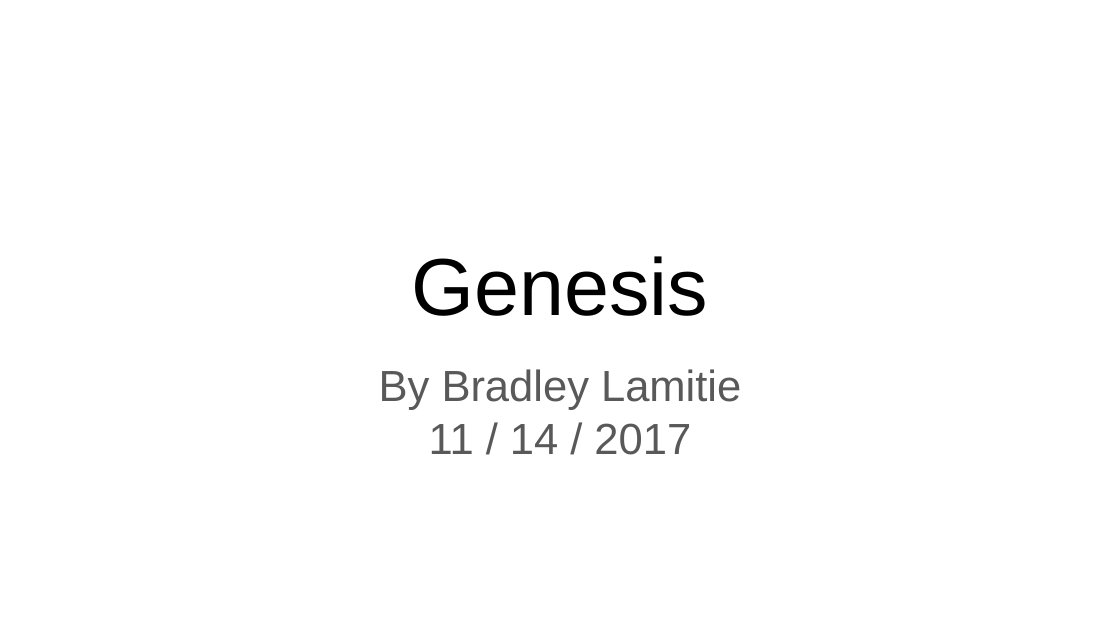
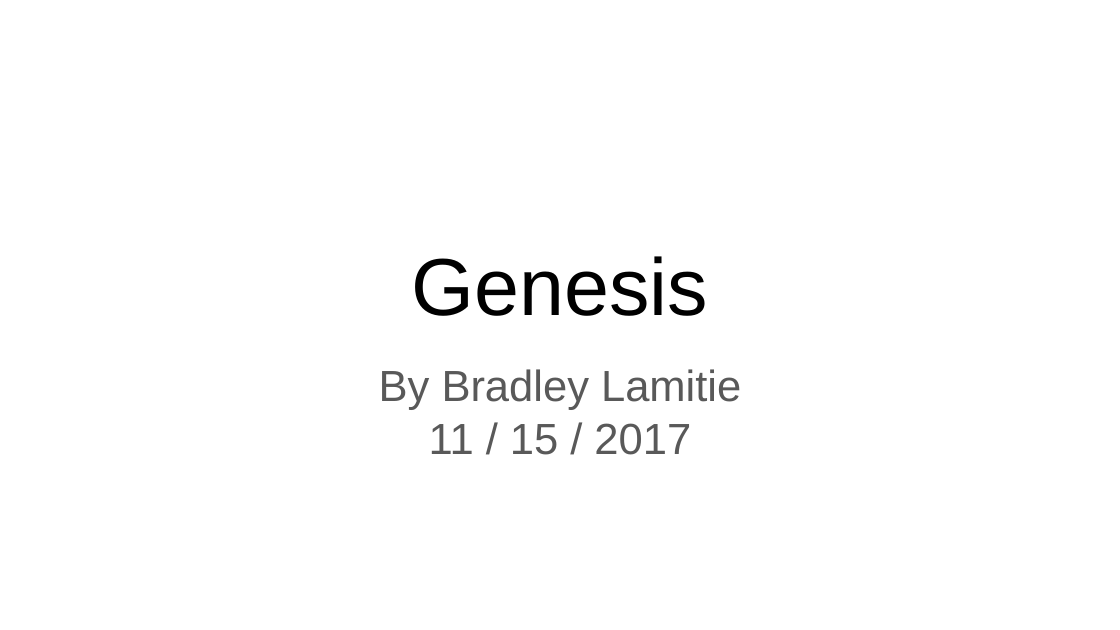
Before and after one commit to BradleyLamitie/Genesis, a slide deck: slide 1 of Genesis Demo Presentation.pptx. Drawn at 1120x630 pixels with LibreOffice and Linux fonts; fonts in the diff are those of the drawing. Boxes give left, top, right and bottom in pixels: in the first picture for what was removed or moved away, otherwise in the second. Text is boxed around its words. In the diff, an @@ line names an element or a change of style, - is before the commit and + after.

Commit message:
Updated Genesis
Updated Genesis.py:
- Added a temporary way to win
- Added a help button to display controls
- Fixed Glitches:
- Dialog runs through too quickly
Updated presentation files for Demo assignment

```diff
--- a/Genesis Demo Presentation.pptx
+++ b/Genesis Demo Presentation.pptx
@@ subtitle at [429, 423, 691, 455]: text changed @@
-11 / 14 / 2017
+11 / 15 / 2017
```
Also in this commit, not shown: 1 other slide changed, 3 other files.
